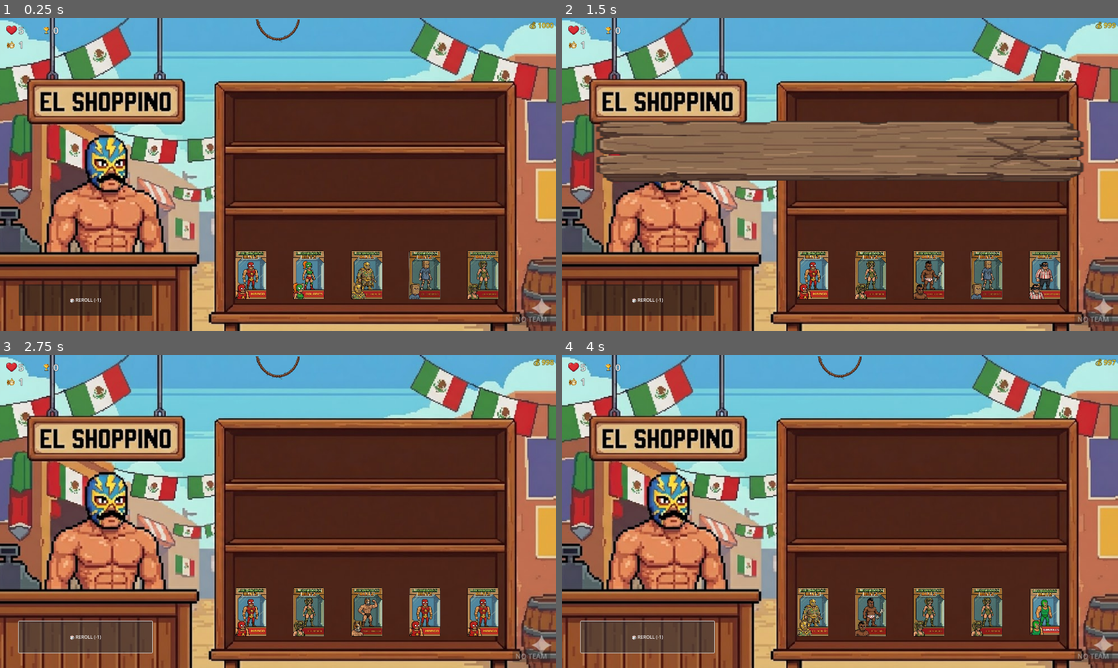
Above: before the commit, frames 1-4 (two rows, left to right).
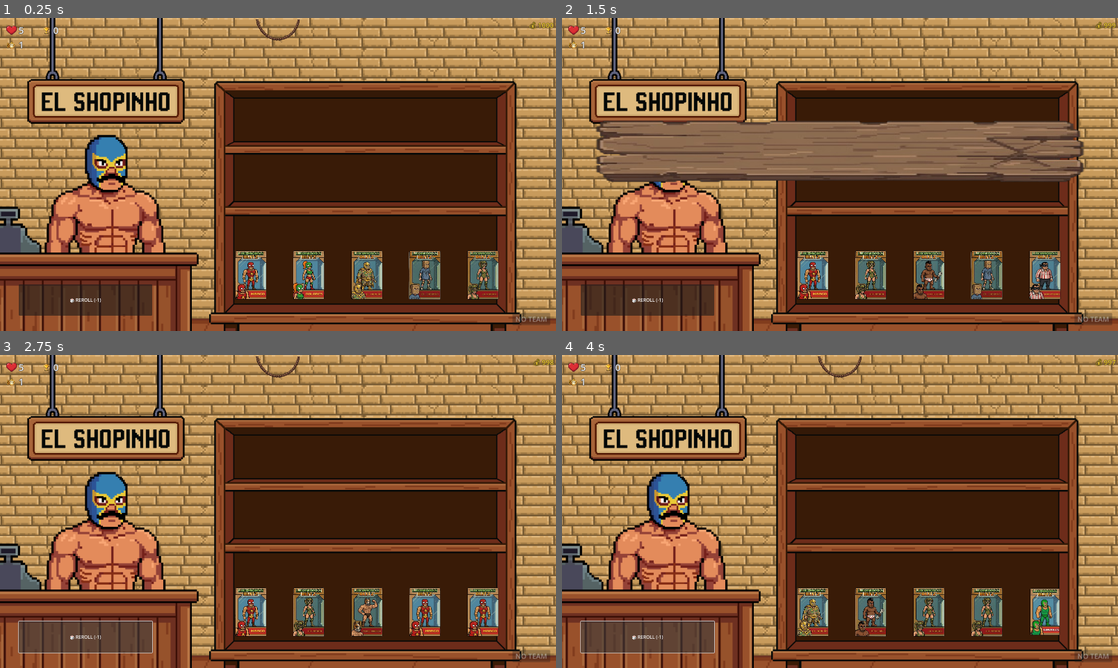
Above: after the commit, the same moments.

Repository: Khuanisko/Luchadores-Blitz-Reloaded
Game: Godot game, scene res://scenes/shop/shop.tscn
Same seed, same stepped clock (60 frames per second), same inputs: the game is played once before the commit and once after it.
Inputs (mouse positions are in pixels of both pictures, inside the frame that each line leads up to):
- Up to frame 1 (0.25 s): no input
- Up to frame 2 (1.5 s): click "🎲 REROLL (-1)" at 0.5 s; click (840, 43) at 1.25 s
- Up to frame 3 (2.75 s): click "🎲 REROLL (-1)" at 2 s
- Up to frame 4 (4 s): click (840, 380) at 2.75 s; click "🎲 REROLL (-1)" at 3.5 s

The runs differ from the first frame. In frame 1, 49% of the frame differs, in the area x 0-100%, y 0-100%; in frame 2, 42%; in frame 3, 49%; in frame 4, 49%.

Commit message:
Added new shop graphic

Diff:
--- a/scenes/shop/shop.tscn
+++ b/scenes/shop/shop.tscn
@@ -1,7 +1,7 @@
 [gd_scene load_steps=19 format=3 uid="uid://df50slakhs8gj"]
 
 [ext_resource type="Script" uid="uid://1hf3up5viqj6" path="res://scenes/shop/shop.gd" id="1_main"]
-[ext_resource type="Texture2D" uid="uid://cejglfmmex0wm" path="res://assets/sprites/shop/shop.jpg" id="2_shopbg"]
+[ext_resource type="Texture2D" uid="uid://dnqr7hx8undly" path="res://assets/sprites/shop/shop.png" id="2_shopbg"]
 [ext_resource type="Script" uid="uid://7upuukcophge" path="res://scripts/unit_definition.gd" id="2_tp26b"]
 [ext_resource type="PackedScene" path="res://scenes/shop/shopkeeper.tscn" id="3_shopkeeper"]
 [ext_resource type="Resource" uid="uid://urmfsc2ghuvy" path="res://resources/units/dolores.tres" id="4_131kw"]
Binary file removed: assets/sprites/shop/shop.jpg
Binary file added: assets/sprites/shop/shop.png
Not shown, added: assets/sprites/shop/shop.png.import
